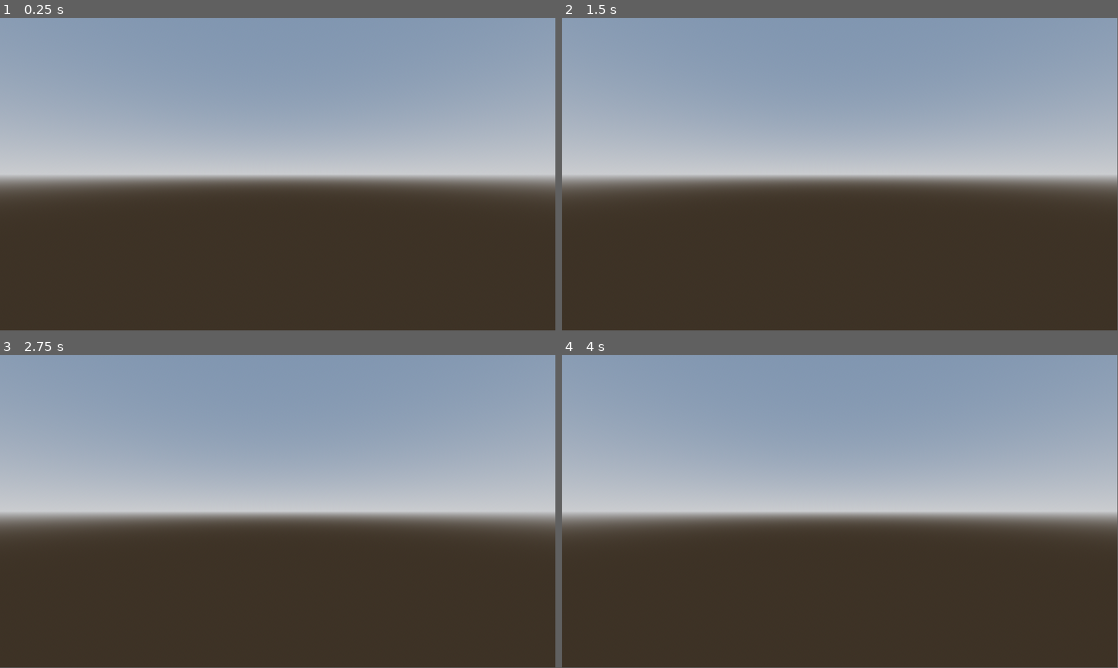
Above: before the commit, frames 1-4 (two rows, left to right).
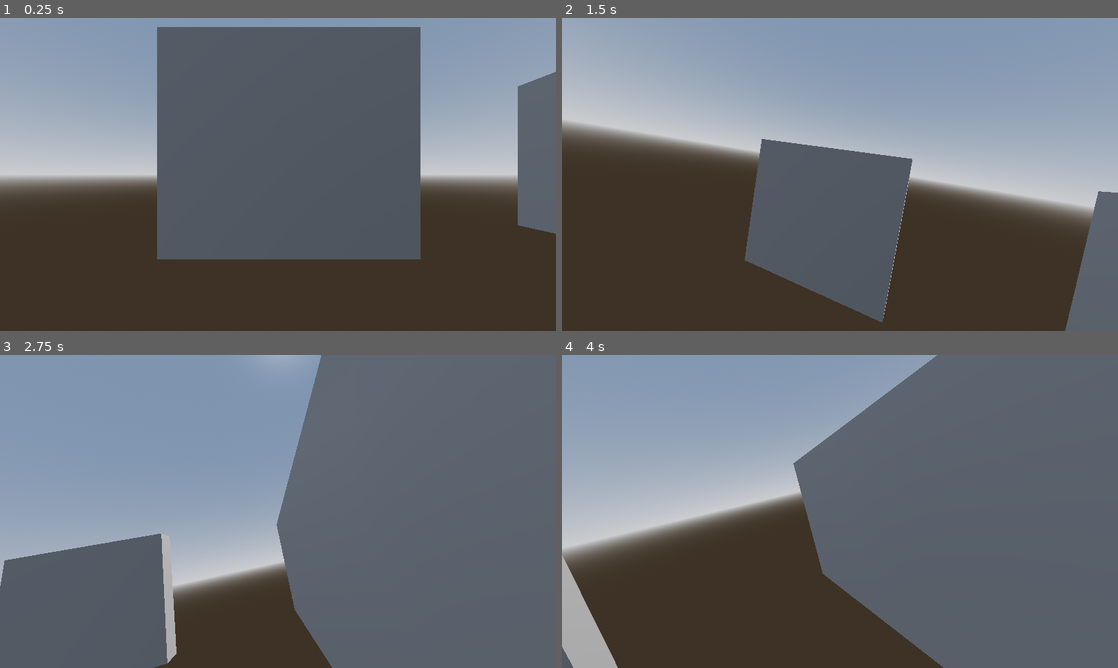
Above: after the commit, the same moments.

Repository: john-mathews/fpstd
Game: Godot game, scene res://level.tscn
Same seed, same stepped clock (60 frames per second), same inputs: the game is played once before the commit and once after it.
Inputs (mouse positions are in pixels of both pictures, inside the frame that each line leads up to):
- Up to frame 1 (0.25 s): no input
- Up to frame 2 (1.5 s): move the mouse to (962, 158) at 0.52 s; press the mouse at (962, 158) at 0.53 s; hold D (right, bound only before the commit) 0.53-1.28 s; tap Space (jump) at 0.77, 1.07 s; tap E (weapon_toggle, bound only after the commit) at 0.8, 1.35 s; move the mouse to (728, 190) at 1.27 s; release the mouse at (728, 190) at 1.28 s; hold S (back, bound only before the commit) from 1.28 s (still down)
- Up to frame 3 (2.75 s): tap Space (jump) at 1.52, 1.55, 1.82, 2.1 s; move the mouse to (333, 442) at 2.02 s; release S (back, bound only before the commit) at 2.03 s; press the mouse at (333, 442) at 2.03 s; hold D (right, bound only before the commit) from 2.03 s (still down)
- Up to frame 4 (4 s): move the mouse to (812, 574) at 2.77 s; release D (right, bound only before the commit) at 2.78 s; release the mouse at (812, 574) at 2.78 s; hold W (forward, bound only before the commit) 2.78-3.53 s; click (812, 574) at 2.85 s; tap Space (jump) at 3.02, 3.32, 3.77, 3.8 s; tap E (weapon_toggle, bound only after the commit) at 3.05, 3.6 s; move the mouse to (1006, 558) at 3.52 s; hold A (left, bound only before the commit) from 3.53 s (still down)
In our replay, the window is 799x449 before the commit and 800x450 after it. These sizes can differ from the game's own. Grey fills any space a smaller window leaves; there, only what the larger window draws over its background counts as a difference.

The runs differ from the first frame. In frame 1, 38% of the frame differs, in the area x 28-100%, y 0-78%; in frame 2, 27%; in frame 3, 76%, in the area x 0-100%, y 0-100%; in frame 4, 53%.

Commit message:
improve player

Diff:
--- /dev/null
+++ b/enemy.tscn
@@ -0,0 +1,17 @@
+[gd_scene load_steps=4 format=3 uid="uid://85rrwq7jwlh6"]
+
+[sub_resource type="CapsuleShape3D" id="CapsuleShape3D_7xaro"]
+
+[sub_resource type="StandardMaterial3D" id="StandardMaterial3D_7xaro"]
+albedo_color = Color(1, 0, 0, 1)
+
+[sub_resource type="CapsuleMesh" id="CapsuleMesh_7k104"]
+material = SubResource("StandardMaterial3D_7xaro")
+
+[node name="Enemy" type="CharacterBody3D"]
+
+[node name="CollisionShape3D" type="CollisionShape3D" parent="."]
+shape = SubResource("CapsuleShape3D_7xaro")
+
+[node name="MeshInstance3D" type="MeshInstance3D" parent="."]
+mesh = SubResource("CapsuleMesh_7k104")
--- a/level.tscn
+++ b/level.tscn
@@ -33,6 +33,22 @@
 
 [node name="Walls" type="Node" parent="."]
 
+[node name="CSGBox3D" type="CSGBox3D" parent="Walls"]
+transform = Transform3D(1, 0, 0, 0, 1, 0, 0, 0, 1, 0.263794, 2.7023, -5.07379)
+size = Vector3(6.46362, 5.71066, 1)
+
+[node name="CSGBox3D2" type="CSGBox3D" parent="Walls"]
+transform = Transform3D(-0.191443, 0, 0.981504, 0, 1, 0, -0.981504, 0, -0.191443, -16.8194, 2.7023, 2.13119)
+size = Vector3(6.46362, 5.71066, 1)
+
+[node name="CSGBox3D3" type="CSGBox3D" parent="Walls"]
+transform = Transform3D(0.062355, 0, 0.998054, 0, 1, 0, -0.998054, 0, 0.062355, 9.84035, 2.7023, 0.881257)
+size = Vector3(17.0679, 5.71066, 1)
+
+[node name="CSGBox3D4" type="CSGBox3D" parent="Walls"]
+transform = Transform3D(1, 0, 0, 0, 1, 0, 0, 0, 1, 0.263794, 2.7023, 8.67542)
+size = Vector3(6.46362, 5.71066, 1)
+
 [node name="Player" parent="." instance=ExtResource("1_u52ul")]
 transform = Transform3D(1, 0, 0, 0, 1, 0, 0, 0, 1, 0, 1.28485, 0)
 collision_layer = 2
--- a/player.gd
+++ b/player.gd
@@ -1,28 +1,281 @@
-extends CharacterBody3D
-
-
-const SPEED = 5.0
-const JUMP_VELOCITY = 4.5
-
-
-func _physics_process(delta: float) -> void:
-	# Add the gravity.
-	if not is_on_floor():
-		velocity += get_gravity() * delta
-
-	# Handle jump.
-	if Input.is_action_just_pressed("jump") and is_on_floor():
-		velocity.y = JUMP_VELOCITY
-
-	# Get the input direction and handle the movement/deceleration.
-	# As good practice, you should replace UI actions with custom gameplay actions.
-	var input_dir := Input.get_vector("left", "right", "forward", "back")
-	var direction := (transform.basis * Vector3(input_dir.x, 0, input_dir.y)).normalized()
-	if direction:
-		velocity.x = direction.x * SPEED
-		velocity.z = direction.z * SPEED
-	else:
-		velocity.x = move_toward(velocity.x, 0, SPEED)
-		velocity.z = move_toward(velocity.z, 0, SPEED)
-
+class_name Player extends CharacterBody3D
+
+@export_subgroup("Properties")
+@export var player_id = 1
+@export var movement_speed = 5
+@export var jump_strength = 8
+
+@export_subgroup("Weapons")
+
+#Commented out a ton of weapon stuff from kenney
+#@export var weapons: Array[Weapon] = []
+#
+#var weapon: Weapon
+var weapon_index := 0
+
+var mouse_sensitivity = 700
+var gamepad_sensitivity := 0.075
+
+var mouse_captured := true
+
+var movement_velocity: Vector3
+var rotation_target: Vector3
+
+var input_mouse: Vector2
+
+var health: int = 100
+var gravity := 0.0
+
+var previously_floored := false
+
+var jump_single := true
+var jump_double := true
+
+var container_offset = Vector3(1.2, -1.1, -2.75)
+
+var tween: Tween
+
+signal health_updated
+
+@onready var camera = $Head/Camera
+@onready var raycast = $Head/Camera/RayCast
+@onready var muzzle = $Head/Camera/SubViewportContainer/SubViewport/CameraItem/Muzzle
+@onready var container = $Head/Camera/SubViewportContainer/SubViewport/CameraItem/Container
+#@onready var sound_footsteps = $SoundFootsteps
+#@onready var blaster_cooldown = $Cooldown
+
+@export var crosshair: TextureRect
+
+# Functions
+
+func _ready():
+	Input.mouse_mode = Input.MOUSE_MODE_CAPTURED
+
+	#weapon = weapons[weapon_index] # Weapon must never be nil
+	#initiate_change_weapon(weapon_index)
+
+func _physics_process(delta):
+	# Handle functions
+	handle_controls(delta)
+	handle_gravity(delta)
+
+	# Movement
+
+	var applied_velocity: Vector3
+
+	movement_velocity = transform.basis * movement_velocity # Move forward
+
+	applied_velocity = velocity.lerp(movement_velocity, delta * 10)
+	applied_velocity.y = - gravity
+
+	velocity = applied_velocity
 	move_and_slide()
+
+	# Rotation
+
+	camera.rotation.z = lerp_angle(camera.rotation.z, -input_mouse.x * 25 * delta, delta * 5)
+
+	camera.rotation.x = lerp_angle(camera.rotation.x, rotation_target.x, delta * 25)
+	rotation.y = lerp_angle(rotation.y, rotation_target.y, delta * 25)
+
+	container.position = lerp(container.position, container_offset - (basis.inverse() * applied_velocity / 30), delta * 10)
+
+	# Movement sound
+
+	#sound_footsteps.stream_paused = true
+
+	#if is_on_floor():
+		#if abs(velocity.x) > 1 or abs(velocity.z) > 1:
+			#sound_footsteps.stream_paused = false
+
+	# Landing after jump or falling
+
+	camera.position.y = lerp(camera.position.y, 0.0, delta * 5)
+
+	if is_on_floor() and gravity > 1 and !previously_floored: # Landed
+		#Audio.play("sounds/land.ogg")
+		camera.position.y = -0.1
+
+	previously_floored = is_on_floor()
+
+	# Falling/respawning
+
+	if position.y < -10:
+		get_tree().reload_current_scene()
+
+# Mouse movement
+
+func _input(event):
+	if event is InputEventMouseMotion and mouse_captured:
+		input_mouse = event.relative / mouse_sensitivity
+
+		rotation_target.y -= event.relative.x / mouse_sensitivity
+		rotation_target.x -= event.relative.y / mouse_sensitivity
+
+func handle_controls(_delta):
+	# Mouse capture
+	if Input.is_action_just_pressed("mouse_capture"):
+		Input.mouse_mode = Input.MOUSE_MODE_CAPTURED
+		mouse_captured = true
+
+	if Input.is_action_just_pressed("mouse_capture_exit"):
+		Input.mouse_mode = Input.MOUSE_MODE_VISIBLE
+		mouse_captured = false
+
+		input_mouse = Vector2.ZERO
+
+	# Movement
+
+	var input := Input.get_vector("move_left", "move_right", "move_forward", "move_back")
+
+	movement_velocity = Vector3(input.x, 0, input.y).normalized() * movement_speed
+
+	# Rotation
+
+	var rotation_input := Input.get_vector("camera_right", "camera_left", "camera_down", "camera_up")
+
+	rotation_target -= Vector3(-rotation_input.y, -rotation_input.x, 0).limit_length(1.0) * gamepad_sensitivity
+	rotation_target.x = clamp(rotation_target.x, deg_to_rad(-90), deg_to_rad(90))
+
+	# Shooting
+
+	action_shoot()
+
+	# Jumping
+
+	if Input.is_action_just_pressed("jump"):
+		if jump_single or jump_double:
+			pass
+			#Audio.play("sounds/jump_a.ogg, sounds/jump_b.ogg, sounds/jump_c.ogg")
+
+		if jump_double:
+			gravity = - jump_strength
+			jump_double = false
+
+		if (jump_single): action_jump()
+
+	# Weapon switching
+
+	#action_weapon_toggle()
+
+# Handle gravity
+
+func handle_gravity(delta):
+	gravity += 20 * delta
+
+	if gravity > 0 and is_on_floor():
+		jump_single = true
+		gravity = 0
+
+# Jumping
+
+func action_jump():
+	gravity = - jump_strength
+
+	jump_single = false;
+	jump_double = true;
+
+# Shooting
+
+func action_shoot():
+	if Input.is_action_pressed("shoot"):
+		#if !blaster_cooldown.is_stopped(): return # Cooldown for shooting
+
+		#Audio.play(weapon.sound_shoot)
+
+		container.position.z += 0.25 # Knockback of weapon visual
+		camera.rotation.x += 0.025 # Knockback of camera
+		#movement_velocity += Vector3(0, 0, weapon.knockback) # Knockback
+
+		# Set muzzle flash position, play animation
+
+		#muzzle.play("default")
+
+		muzzle.rotation_degrees.z = randf_range(-45, 45)
+		muzzle.scale = Vector3.ONE * randf_range(0.40, 0.75)
+		#muzzle.position = container.position - weapon.muzzle_position
+		#
+		#blaster_cooldown.start(weapon.cooldown)
+
+		# Shoot the weapon, amount based on shot count
+		#
+		#for n in weapon.shot_count:
+			#raycast.target_position.x = randf_range(-weapon.spread, weapon.spread)
+			#raycast.target_position.y = randf_range(-weapon.spread, weapon.spread)
+			#
+			#raycast.force_raycast_update()
+			#
+			#if !raycast.is_colliding(): continue # Don't create impact when raycast didn't hit
+			#
+			#var collider = raycast.get_collider()
+			#
+			## Hitting an enemy
+			#
+			#if collider.has_method("damage"):
+				#collider.damage(weapon.damage)
+			#
+			## Creating an impact animation
+			#
+			#var impact = preload("res://objects/impact.tscn")
+			#var impact_instance = impact.instantiate()
+			#
+			#impact_instance.play("shot")
+			#
+			#get_tree().root.add_child(impact_instance)
+			#
+			#impact_instance.position = raycast.get_collision_point() + (raycast.get_collision_normal() / 10)
+			#impact_instance.look_at(camera.global_transform.origin, Vector3.UP, true)
+
+# Toggle between available weapons (listed in 'weapons')
+
+#func action_weapon_toggle():
+	#if Input.is_action_just_pressed("weapon_toggle"):
+		#weapon_index = wrap(weapon_index + 1, 0, weapons.size())
+		#initiate_change_weapon(weapon_index)
+		#
+		#Audio.play("sounds/weapon_change.ogg")
+
+# Initiates the weapon changing animation (tween)
+
+#func initiate_change_weapon(index):
+	#weapon_index = index
+	#
+	#tween = get_tree().create_tween()
+	#tween.set_ease(Tween.EASE_OUT_IN)
+	#tween.tween_property(container, "position", container_offset - Vector3(0, 1, 0), 0.1)
+	#tween.tween_callback(change_weapon) # Changes the model
+#
+## Switches the weapon model (off-screen)
+#
+#func change_weapon():
+	#weapon = weapons[weapon_index]
+#
+	## Step 1. Remove previous weapon model(s) from container
+	#
+	#for n in container.get_children():
+		#container.remove_child(n)
+	#
+	## Step 2. Place new weapon model in container
+	#
+	#var weapon_model = weapon.model.instantiate()
+	#container.add_child(weapon_model)
+	#
+	#weapon_model.position = weapon.position
+	#weapon_model.rotation_degrees = weapon.rotation
+	#
+	## Step 3. Set model to only render on layer 2 (the weapon camera)
+	#
+	#for child in weapon_model.find_children("*", "MeshInstance3D"):
+		#child.layers = 2
+		#
+	## Set weapon data
+	#
+	#raycast.target_position = Vector3(0, 0, -1) * weapon.max_distance
+	#crosshair.texture = weapon.crosshair
+
+func damage(amount):
+	health -= amount
+	health_updated.emit(health) # Update health on HUD
+
+	if health < 0:
+		get_tree().reload_current_scene() # Reset when out of health
--- a/player.tscn
+++ b/player.tscn
@@ -6,7 +6,9 @@
 
 [sub_resource type="CapsuleMesh" id="CapsuleMesh_sh265"]
 
-[node name="Player" type="CharacterBody3D"]
+[sub_resource type="SpriteFrames" id="SpriteFrames_4flbx"]
+
+[node name="Player" type="CharacterBody3D" groups=["Player"]]
 script = ExtResource("1_4flbx")
 
 [node name="CollisionShape3D" type="CollisionShape3D" parent="."]
@@ -15,4 +17,42 @@
 [node name="MeshInstance3D" type="MeshInstance3D" parent="."]
 mesh = SubResource("CapsuleMesh_sh265")
 
-[node name="Camera3D" type="Camera3D" parent="."]
+[node name="Head" type="Node3D" parent="."]
+transform = Transform3D(1, 0, 0, 0, 1, 0, 0, 0, 1, 0, 1, 0)
+
+[node name="Camera" type="Camera3D" parent="Head"]
+cull_mask = 1048573
+current = true
+fov = 80.0
+
+[node name="SubViewportContainer" type="SubViewportContainer" parent="Head/Camera"]
+anchors_preset = 15
+anchor_right = 1.0
+anchor_bottom = 1.0
+grow_horizontal = 2
+grow_vertical = 2
+stretch = true
+
+[node name="SubViewport" type="SubViewport" parent="Head/Camera/SubViewportContainer"]
+transparent_bg = true
+handle_input_locally = false
+msaa_3d = 1
+size = Vector2i(1280, 720)
+render_target_update_mode = 4
+
+[node name="CameraItem" type="Camera3D" parent="Head/Camera/SubViewportContainer/SubViewport"]
+cull_mask = 1047554
+fov = 40.0
+
+[node name="Container" type="Node3D" parent="Head/Camera/SubViewportContainer/SubViewport/CameraItem"]
+transform = Transform3D(1, 0, 0, 0, 1, 0, 0, 0, 1, 1.2, -1, -2.25)
+
+[node name="Muzzle" type="AnimatedSprite3D" parent="Head/Camera/SubViewportContainer/SubViewport/CameraItem"]
+transform = Transform3D(1, 0, 0, 0, 1, 0, 0, 0, 1, 1.5, -0.75, -6)
+layers = 2
+sprite_frames = SubResource("SpriteFrames_4flbx")
+
+[node name="RayCast" type="RayCast3D" parent="Head/Camera"]
+exclude_parent = false
+target_position = Vector3(0, 0, -10)
+collide_with_areas = true
--- a/project.godot
+++ b/project.godot
@@ -15,41 +15,87 @@
 config/features=PackedStringArray("4.4", "GL Compatibility")
 config/icon="res://icon.svg"
 
+[display]
+
+window/size/viewport_width=1280
+window/size/viewport_height=720
+
+[global_group]
+
+Player=""
+
 [input]
 
-forward={
-"deadzone": 0.2,
-"events": [Object(InputEventKey,"resource_local_to_scene":fa …(140 unchanged characters)… d":false,"keycode":0,"physical_keycode":87,"key_label":0,"unicode":119,"location":0,"echo":false,"script":null)
+move_right={
+"deadzone": 0.25,
+"events": [Object(InputEventKey,"resource_local_to_scene":fa …(140 unchanged characters)… d":false,"keycode":0,"physical_keycode":68,"key_label":0,"unicode":100,"location":0,"echo":false,"script":null)
+, Object(InputEventJoypadMotion,"resource_local_to_scene":false,"resource_name":"","device":-1,"axis":0,"axis_value":1.0,"script":null)
 ]
 }
-back={
-"deadzone": 0.2,
-"events": [Object(InputEventKey,"resource_local_to_scene":fa …(140 unchanged characters)… d":false,"keycode":0,"physical_keycode":83,"key_label":0,"unicode":115,"location":0,"echo":false,"script":null)
+move_left={
+"deadzone": 0.25,
+"events": [Object(InputEventKey,"resource_local_to_scene":fa …(140 unchanged characters)… d":false,"keycode":0,"physical_keycode":65,"key_label":0,"unicode":97,"location":0,"echo":false,"script":null)
+, Object(InputEventJoypadMotion,"resource_local_to_scene":false,"resource_name":"","device":-1,"axis":0,"axis_value":-1.0,"script":null)
 ]
 }
-left={
-"deadzone": 0.2,
-"events": [Object(InputEventKey,"resource_local_to_scene":fa …(140 unchanged characters)… d":false,"keycode":0,"physical_keycode":65,"key_label":0,"unicode":97,"location":0,"echo":false,"script":null)
+move_forward={
+"deadzone": 0.25,
+"events": [Object(InputEventKey,"resource_local_to_scene":fa …(140 unchanged characters)… d":false,"keycode":0,"physical_keycode":87,"key_label":0,"unicode":119,"location":0,"echo":false,"script":null)
+, Object(InputEventJoypadMotion,"resource_local_to_scene":false,"resource_name":"","device":-1,"axis":1,"axis_value":-1.0,"script":null)
 ]
 }
-right={
-"deadzone": 0.2,
-"events": [Object(InputEventKey,"resource_local_to_scene":fa …(140 unchanged characters)… d":false,"keycode":0,"physical_keycode":68,"key_label":0,"unicode":100,"location":0,"echo":false,"script":null)
+move_back={
+"deadzone": 0.25,
+"events": [Object(InputEventKey,"resource_local_to_scene":fa …(140 unchanged characters)… d":false,"keycode":0,"physical_keycode":83,"key_label":0,"unicode":115,"location":0,"echo":false,"script":null)
+, Object(InputEventJoypadMotion,"resource_local_to_scene":false,"resource_name":"","device":-1,"axis":1,"axis_value":1.0,"script":null)
+]
+}
+jump={
+"deadzone": 0.5,
+"events": [Object(InputEventKey,"resource_local_to_scene":false,"resource_name":"","device":-1,"window_id":0,"alt_pressed":false,"shift_pressed":false,"ctrl_pressed":false,"meta_pressed":false,"pressed":false,"keycode":0,"physical_keycode":32,"key_label":0,"unicode":32,"location":0,"echo":false,"script":null)
+, Object(InputEventJoypadButton,"resource_local_to_scene":false,"resource_name":"","device":-1,"button_index":0,"pressure":0.0,"pressed":true,"script":null)
+]
+}
+camera_left={
+"deadzone": 0.5,
+"events": [Object(InputEventJoypadMotion,"resource_local_to_scene":false,"resource_name":"","device":-1,"axis":2,"axis_value":-1.0,"script":null)
+]
+}
+camera_right={
+"deadzone": 0.5,
+"events": [Object(InputEventJoypadMotion,"resource_local_to_scene":false,"resource_name":"","device":-1,"axis":2,"axis_value":1.0,"script":null)
+]
+}
+camera_up={
+"deadzone": 0.5,
+"events": [Object(InputEventJoypadMotion,"resource_local_to_scene":false,"resource_name":"","device":-1,"axis":3,"axis_value":-1.0,"script":null)
+]
+}
+camera_down={
+"deadzone": 0.5,
+"events": [Object(InputEventJoypadMotion,"resource_local_to_scene":false,"resource_name":"","device":-1,"axis":3,"axis_value":1.0,"script":null)
+]
+}
+mouse_capture={
+"deadzone": 0.5,
+"events": [Object(InputEventMouseButton,"resource_local_to_scene":false,"resource_name":"","device":-1,"window_id":0,"alt_pressed":false,"shift_pressed":false,"ctrl_pressed":false,"meta_pressed":false,"button_mask":0,"position":Vector2(0, 0),"global_position":Vector2(0, 0),"factor":1.0,"button_index":1,"canceled":false,"pressed":false,"double_click":false,"script":null)
+]
+}
+mouse_capture_exit={
+"deadzone": 0.5,
+"events": [Object(InputEventKey,"resource_local_to_scene":false,"resource_name":"","device":-1,"window_id":0,"alt_pressed":false,"shift_pressed":false,"ctrl_pressed":false,"meta_pressed":false,"pressed":false,"keycode":0,"physical_keycode":4194305,"key_label":0,"unicode":0,"location":0,"echo":false,"script":null)
 ]
 }
 shoot={
-"deadzone": 0.2,
-"events": [Object(InputEventMouseButton,"resource_local_to_s …(136 unchanged characters)… alse,"button_mask":1,"position":Vector2(159, 17),"global_position":Vector2(168, 65),"factor":1.0,"button_index":1,"canceled":false,"pressed":true,"double_click":false,"script":null)
+"deadzone": 0.5,
+"events": [Object(InputEventMouseButton,"resource_local_to_s …(136 unchanged characters)… alse,"button_mask":1,"position":Vector2(92, 12),"global_position":Vector2(96, 55),"factor":1.0,"button_index":1,"canceled":false,"pressed":true,"double_click":false,"script":null)
+, Object(InputEventJoypadMotion,"resource_local_to_scene":false,"resource_name":"","device":-1,"axis":5,"axis_value":1.0,"script":null)
 ]
 }
-aim={
-"deadzone": 0.2,
-"events": [Object(InputEventMouseButton,"resource_local_to_scene":false,"resource_name":"","device":-1,"window_id":0,"alt_pressed":false,"shift_pressed":false,"ctrl_pressed":false,"meta_pressed":false,"button_mask":2,"position":Vector2(157, 20),"global_position":Vector2(166, 68),"factor":1.0,"button_index":2,"canceled":false,"pressed":true,"double_click":false,"script":null)
-]
-}
-jump={
-"deadzone": 0.2,
-"events": [Object(InputEventKey,"resource_local_to_scene":false,"resource_name":"","device":-1,"window_id":0,"alt_pressed":false,"shift_pressed":false,"ctrl_pressed":false,"meta_pressed":false,"pressed":false,"keycode":0,"physical_keycode":32,"key_label":0,"unicode":32,"location":0,"echo":false,"script":null)
+weapon_toggle={
+"deadzone": 0.5,
+"events": [Object(InputEventKey,"resource_local_to_scene":false,"resource_name":"","device":-1,"window_id":0,"alt_pressed":false,"shift_pressed":false,"ctrl_pressed":false,"meta_pressed":false,"pressed":false,"keycode":0,"physical_keycode":69,"key_label":0,"unicode":101,"location":0,"echo":false,"script":null)
+, Object(InputEventJoypadButton,"resource_local_to_scene":false,"resource_name":"","device":-1,"button_index":10,"pressure":0.0,"pressed":true,"script":null)
 ]
 }
 
--- a/wall.gd
+++ /dev/null
@@ -1,22 +0,0 @@
-@tool
-extends StaticBody3D
-
-@export var dimensions:= Vector3.ONE
-@export_tool_button('Refresh Wall Size') var refresh_button = set_wall
-
-@export var collision: CollisionShape3D
-@export var mesh: MeshInstance3D
-
-@onready var collsion_node:= $CollisionShape3D
-@onready var mesh_node:= $MeshInstance3D
-
-# Called when the node enters the scene tree for the first time.
-func _ready() -> void:
-	if collision == null: collision =  collsion_node
-	if mesh == null: mesh =  mesh_node
-	set_wall()
-
-
-func set_wall() -> void:
-	collision.shape.size = dimensions
-	mesh.mesh.size = dimensions
--- a/wall.tscn
+++ /dev/null
@@ -1,21 +0,0 @@
-[gd_scene load_steps=4 format=3 uid="uid://pw6accmfbsjo"]
-
-[ext_resource type="Script" uid="uid://b7o0qutp6mjet" path="res://wall.gd" id="1_xxgf6"]
-
-[sub_resource type="BoxShape3D" id="BoxShape3D_oh6kn"]
-size = Vector3(10, 10, 1)
-
-[sub_resource type="BoxMesh" id="BoxMesh_xxgf6"]
-size = Vector3(10, 10, 1)
-
-[node name="Wall" type="StaticBody3D" node_paths=PackedStringArray("collision", "mesh")]
-script = ExtResource("1_xxgf6")
-dimensions = Vector3(10, 10, 1)
-collision = NodePath("CollisionShape3D")
-mesh = NodePath("MeshInstance3D")
-
-[node name="CollisionShape3D" type="CollisionShape3D" parent="."]
-shape = SubResource("BoxShape3D_oh6kn")
-
-[node name="MeshInstance3D" type="MeshInstance3D" parent="."]
-mesh = SubResource("BoxMesh_xxgf6")
Not shown: 1 places in player.tscn that only renumber resources
Not shown, removed: wall.gd.uid
